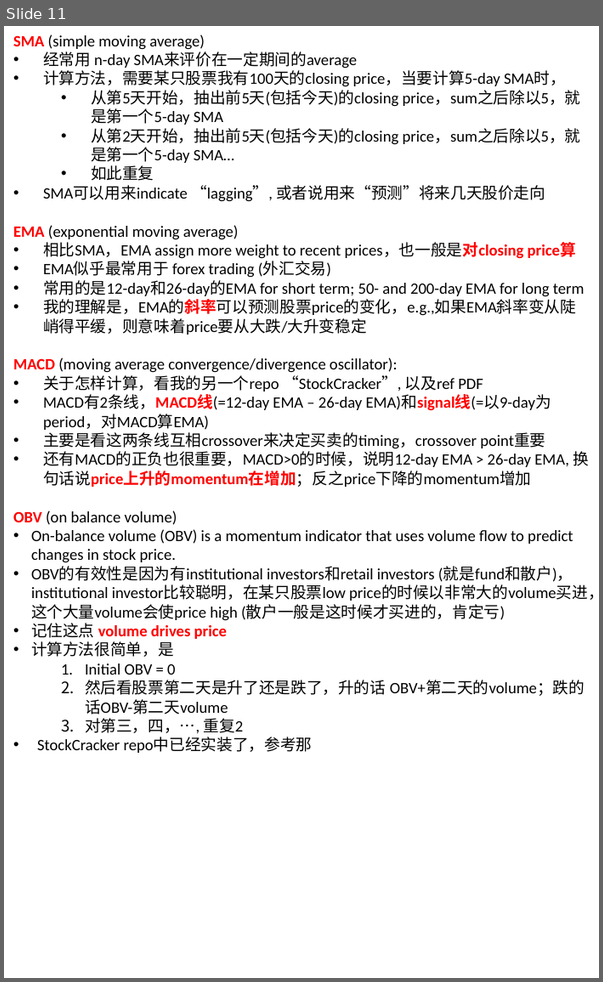
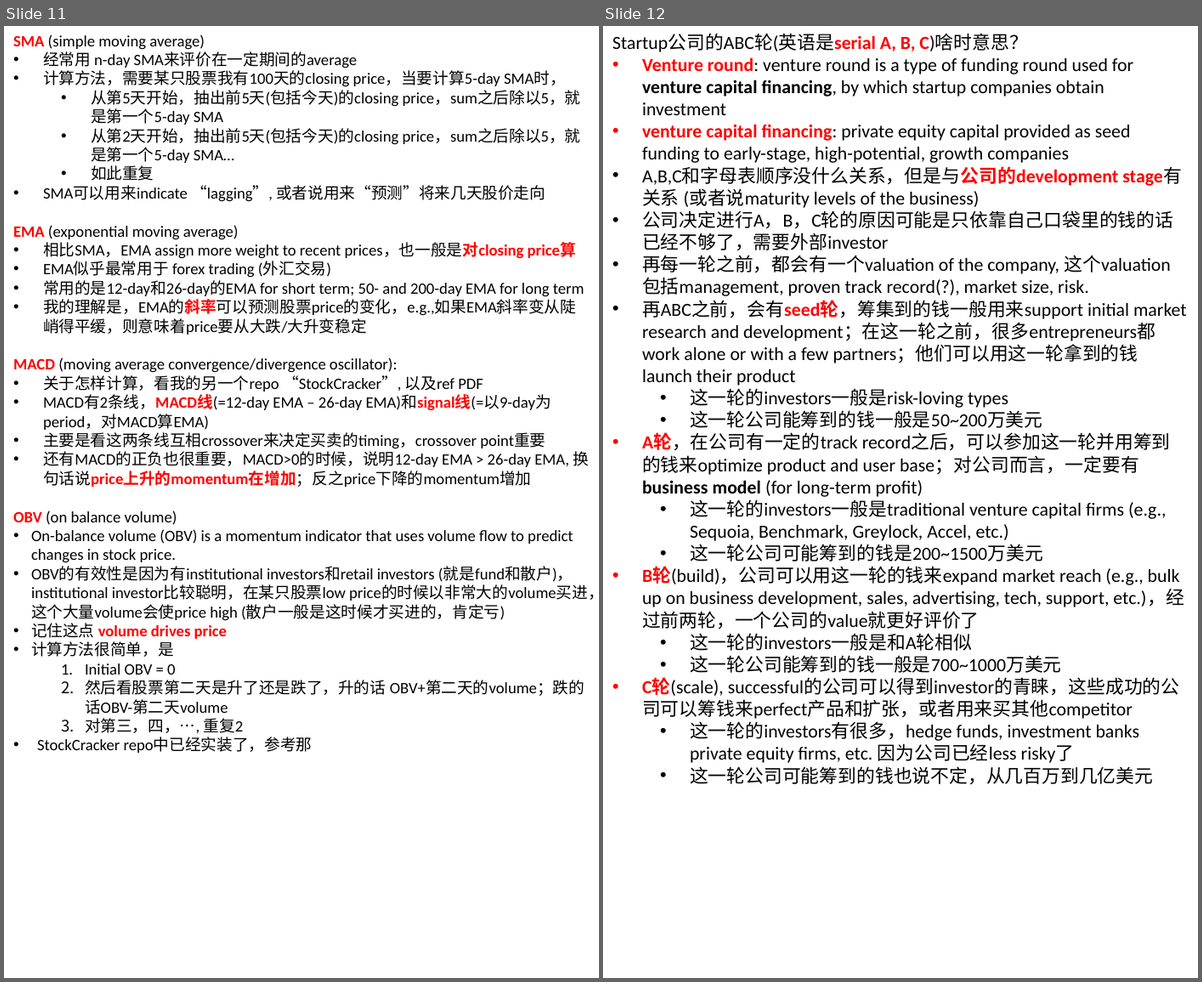
Before and after one commit to legend507/CommonSense, a slide deck: [BeAInvestor].pptx. Shown side by side, each under a label of ours: slide 11 before the commit, slides 11 and 12 after it. The pictures are 603x982 and 1202x982 pixels, drawn with LibreOffice and Linux fonts; fonts in the diff are those of the drawing; background and template pictures are left out. Boxes give left, top, right and bottom in pixels: in the first picture for what was removed or moved away, otherwise in the second. Text is boxed around its words. In the diff, an @@ line names an element or a change of style, - is before the commit and + after.

Commit message:
add knowledge, delete temp
- investor
add venture rounds A,B,C knowledge

```diff
--- a/[BeAInvestor].pptx
+++ b/[BeAInvestor].pptx
@@ slide 12 added at (603, 26, 1198, 978), background #FFFFFF @@
@@ text added at (612, 34, 1187, 784), 14 pt, text #000000 @@
+Startup公司的ABC轮(英语是serial A, B, C)啥时意思？
+• Venture round: venture round is a type of funding round used for venture capital financing, by which startup companies obtain investment
+• venture capital financing: private equity capital provided as seed funding to early-stage, high-potential, growth companies
+• A,B,C和字母表顺序没什么关系，但是与公司的development stage有关系 (或者说maturity levels of the business)
+• 公司决定进行A，B，C轮的原因可能是只依靠自己口袋里的钱的话已经不够了，需要外部investor
+• 再每一轮之前，都会有一个valuation of the company, 这个valuation包括management, proven track record(?), market size, risk.
+• 再ABC之前，会有seed轮，筹集到的钱一般用来support initial market research and development；在这一轮之前，很多entrepreneurs都work alone or with a few partners；他们可以用这一轮拿到的钱launch their product
+  • 这一轮的investors一般是risk-loving types
+  • 这一轮公司能筹到的钱一般是50~200万美元
+• A轮，在公司有一定的track record之后，可以参加这一轮并用筹到的钱来optimize product and user base；对公司而言，一定要有business model (for long-term profit)
+  • 这一轮的investors一般是traditional venture capital firms (e.g., Sequoia, Benchmark, Greylock, Accel, etc.)
+  • 这一轮公司可能筹到的钱是200~1500万美元
+• B轮(build)，公司可以用这一轮的钱来expand market reach (e.g., bulk up on business development, sales, advertising, tech, support, etc.)，经过前两轮，一个公司的value就更好评价了
+  • 这一轮的investors一般是和A轮相似
+  • 这一轮公司能筹到的钱一般是700~1000万美元
+• C轮(scale), successful的公司可以得到investor的青睐，这些成功的公司可以筹钱来perfect产品和扩张，或者用来买其他competitor
+  • 这一轮的investors有很多，hedge funds, investment banks private equity firms, etc. 因为公司已经less risky了
+  • 这一轮公司可能筹到的钱也说不定，从几百万到几亿美元
```
Also in this commit, not shown: 1 other file.
